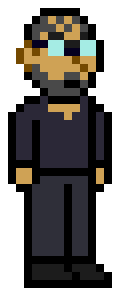
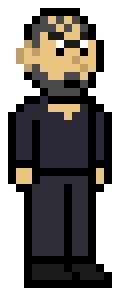
Before/after of a 128 × 288 layered artwork. What changed in the layer stack:
painted on "Calque flottant" over bbox(16, 168, 32, 184)
painted on "Arrière-plan" over bbox(16, 16, 96, 120)
painted on "Calque copié" over bbox(96, 168, 104, 184)
